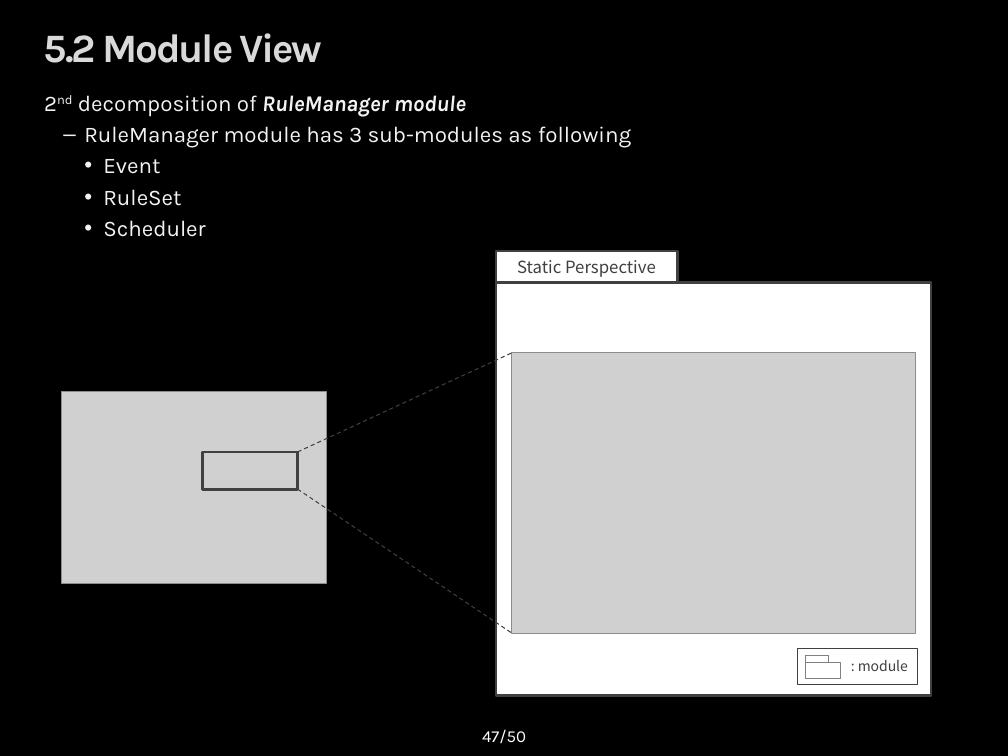
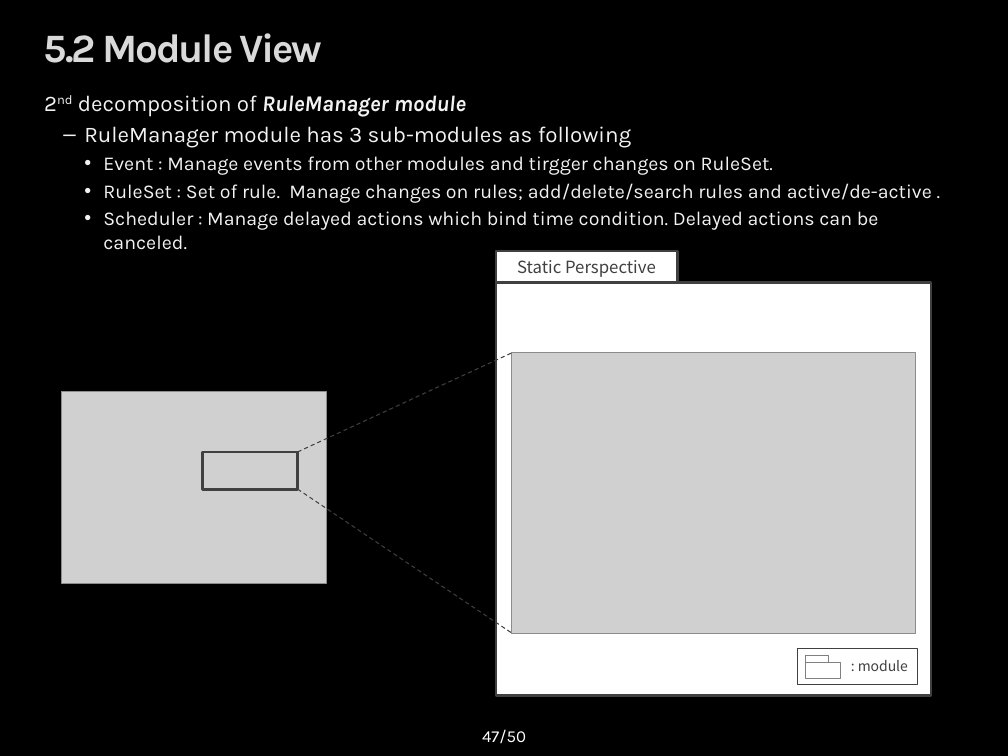
Before and after one commit to youkkwon/smarthome, a slide deck: slide 47 of doc/IoT System Initial Presentation_0609.pptx. Drawn at 1008x756 pixels with LibreOffice and Linux fonts; fonts in the diff are those of the drawing; grey boxes stand for pictures; background and template pictures are left out. Boxes give left, top, right and bottom in pixels: in the first picture for what was removed or moved away, otherwise in the second. Text is boxed around its words. In the diff, an @@ line names an element or a change of style, - is before the commit and + after.

Commit message:
doc change
add info on rulemanager

```diff
--- a/doc/IoT System Initial Presentation_0609.pptx
+++ b/doc/IoT System Initial Presentation_0609.pptx
@@ text at (103, 156, 932, 250): text changed; size 16 to 14 pt @@
-    • Event
-    • RuleSet
-    • Scheduler
+    • Event : Manage events from other modules and tirgger changes on RuleSet.
+    • RuleSet : Set of rule. Manage changes on rules; add/delete/search rules and active/de-active .
+    • Scheduler : Manage delayed actions which bind time condition. Delayed actions can be canceled.
```
